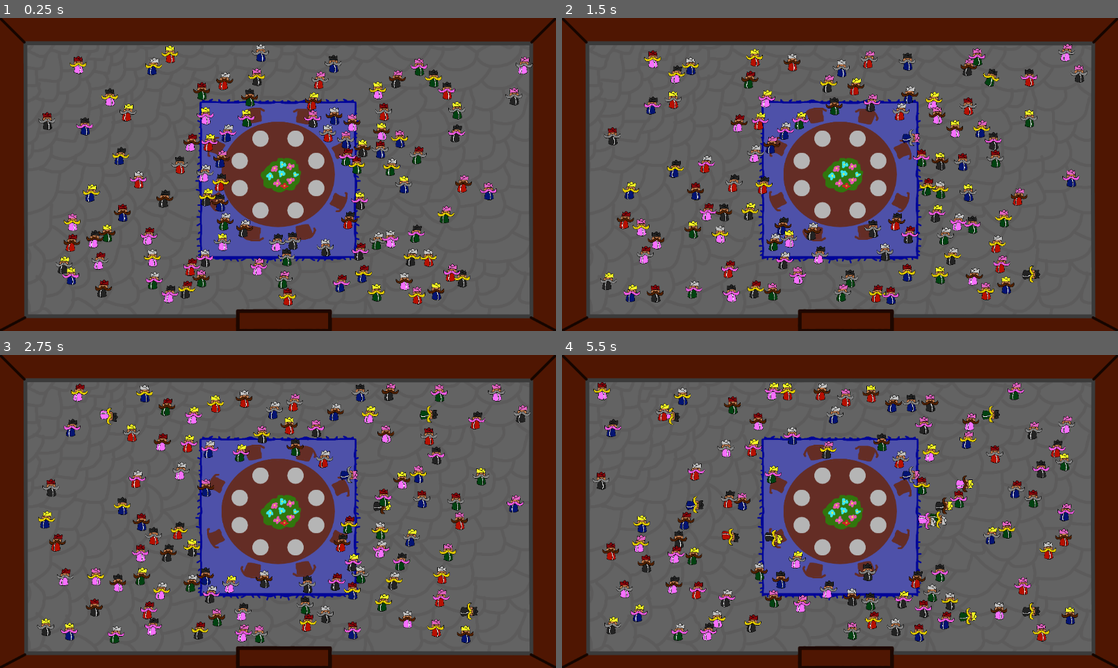
Above: before the commit, frames 1-4 (two rows, left to right).
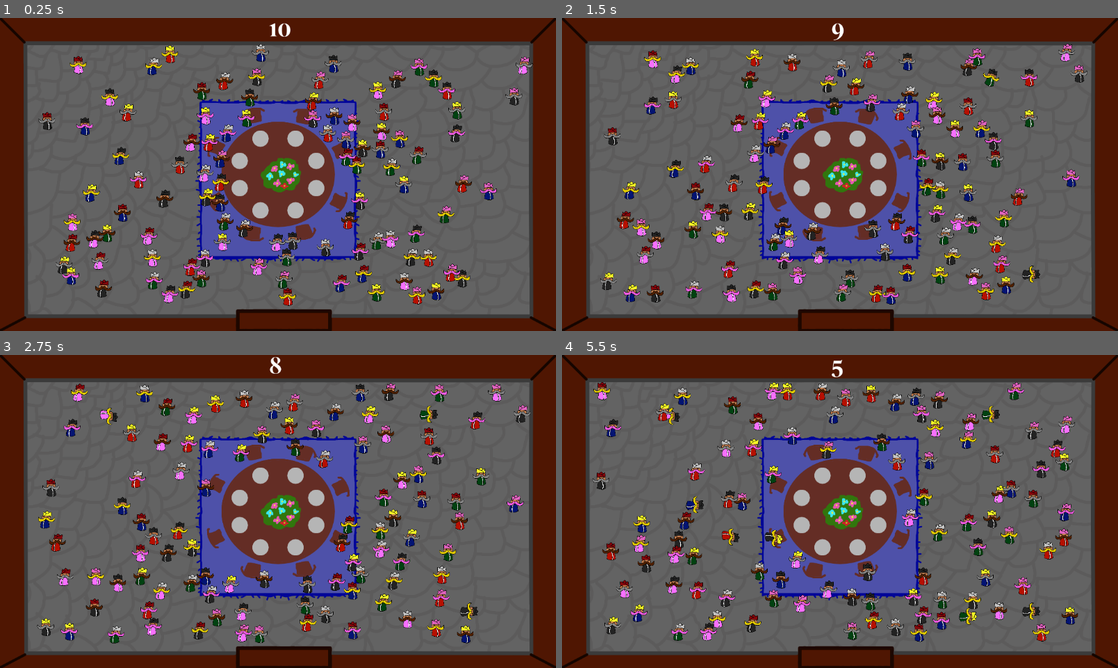
Above: after the commit, the same moments.

Repository: ZiyadAziz/Another-Count-Bites-The-Dust
Game: Godot game, scene res://scenes/game.tscn
Same seed, same stepped clock (60 frames per second), same inputs: the game is played once before the commit and once after it.
Inputs (mouse positions are in pixels of both pictures, inside the frame that each line leads up to):
- Up to frame 1 (0.25 s): no input
- Up to frame 2 (1.5 s): move the mouse to (1029, 277) at 0.52 s; click (1029, 277) at 0.67 s; move the mouse to (990, 77) at 1.27 s; click (990, 77) at 1.42 s
- Up to frame 3 (2.75 s): move the mouse to (111, 414) at 2.02 s; click (111, 414) at 2.17 s
- Up to frame 4 (5.5 s): move the mouse to (734, 530) at 2.77 s; click (734, 530) at 2.92 s; move the mouse to (695, 505) at 3.52 s; click (695, 505) at 3.67 s; move the mouse to (778, 533) at 4.27 s; click (778, 533) at 4.42 s; move the mouse to (967, 614) at 5.02 s; click (967, 614) at 5.17 s

The runs differ from the first frame. In frame 1, less than 0.1% of the frame differs, in the area x 48-53%, y 1-6%; in frame 2, 0.2%; in frame 3, 0.4%; in frame 4, 4.0%, in the area x 24-84%, y 1-92%.

Commit message:
timer added

Diff:
--- a/scenes/count.tscn
+++ b/scenes/count.tscn
@@ -42,6 +42,7 @@
 disabled = true
 
 [node name="MurderClock" type="Timer" parent="." unique_id=788351401]
+wait_time = 10.0
 
 [node name="WaitTimer" type="Timer" parent="." unique_id=2039855863]
 one_shot = true
--- a/scenes/game.tscn
+++ b/scenes/game.tscn
@@ -1,6 +1,7 @@
 [gd_scene format=3 uid="uid://dlnwn52ssdac2"]
 
 [ext_resource type="Script" uid="uid://u1ngfs3xri4i" path="res://scripts/level_manager.gd" id="1_yqjtg"]
+[ext_resource type="FontFile" uid="uid://dy0yhkipbai2q" path="res://assets/SuperiorMedium.otf" id="2_lbhrr"]
 [ext_resource type="PackedScene" uid="uid://cx4l8n6c7rp65" path="res://scenes/spawner.tscn" id="3_lnu2h"]
 [ext_resource type="Texture2D" uid="uid://dxvmyj55fxxrb" path="res://assets/backgrown.png" id="4_lbhrr"]
 
@@ -28,6 +29,20 @@
 unique_name_in_owner = true
 script = ExtResource("1_yqjtg")
 
+[node name="CountDown" type="Label" parent="LevelManager" unique_id=2123870562]
+offset_left = 558.0
+offset_top = -12.0
+offset_right = 626.0
+offset_bottom = 123.0
+theme_override_fonts/font = ExtResource("2_lbhrr")
+theme_override_font_sizes/font_size = 50
+text = "10
+"
+
+[node name="MurderCountDown" type="Timer" parent="LevelManager" unique_id=1680468245]
+wait_time = 10.0
+autostart = true
+
 [node name="spawner" parent="." unique_id=1828385876 instance=ExtResource("3_lnu2h")]
 position = Vector2(-4, 0)
 
--- a/scripts/level_manager.gd
+++ b/scripts/level_manager.gd
@@ -1,13 +1,18 @@
 extends Node
 
+@onready var count_down: Label = $CountDown
+@onready var murder_count_down: Timer = $MurderCountDown
+
+#Stats to track, counts the imposter murdered, incorrect player guesses, imposters at large, remaining counts, time taken
 var max_count := 100
 var count_count := 0
-
-#Stats to track, counts the imposter murdered, incorrect player guesses, imposters at large, remaining counts, time taken
+var imposter_count := 1
 
 #probably nothin much here, just a label for the timer to next kill, game difficulty (num imposters, murder ranger, murder time)
 # will probably figure out more as I make the game
-var imposter_count := 1
+
+func _process(delta: float) -> void:
+	count_down.text = str(int(ceil(murder_count_down.time_left)))
 
 func count_spawned():
 	count_count += 1
Binary file added: assets/SuperiorMedium.otf
Not shown, added: assets/SuperiorMedium.otf.import
